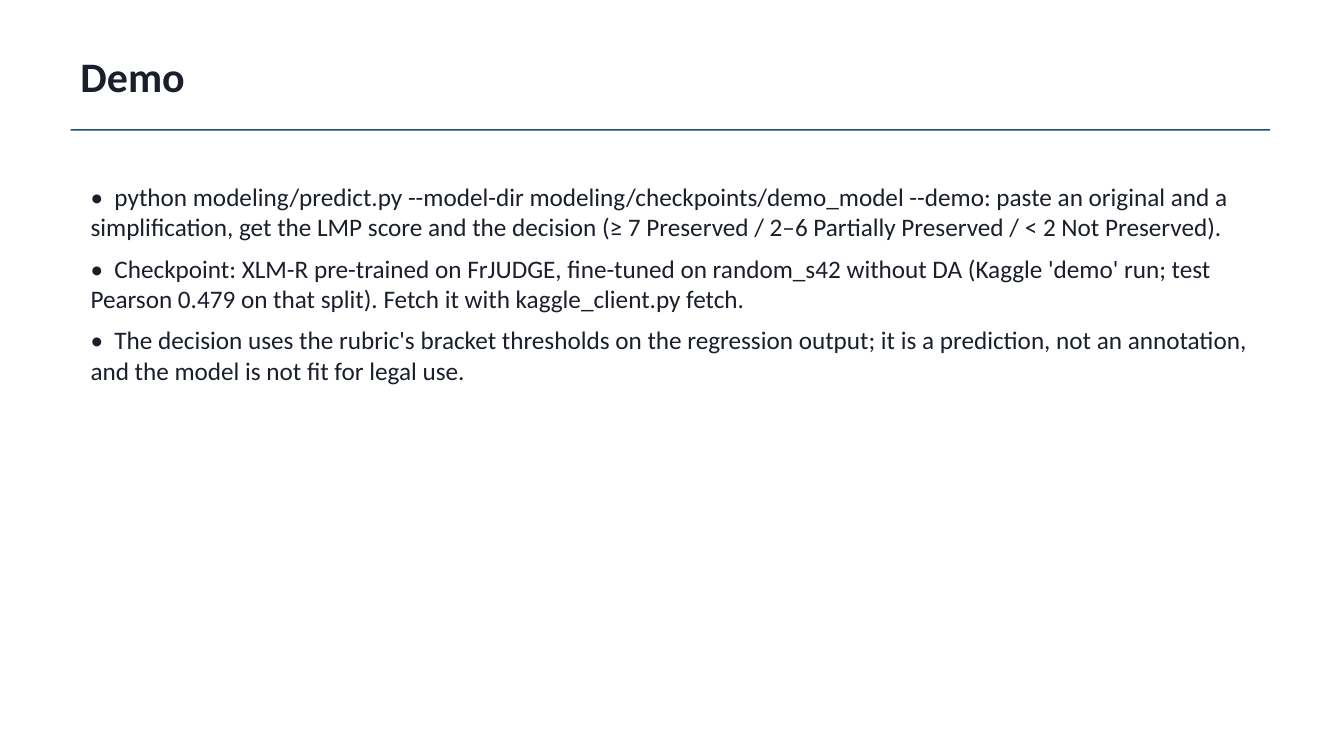
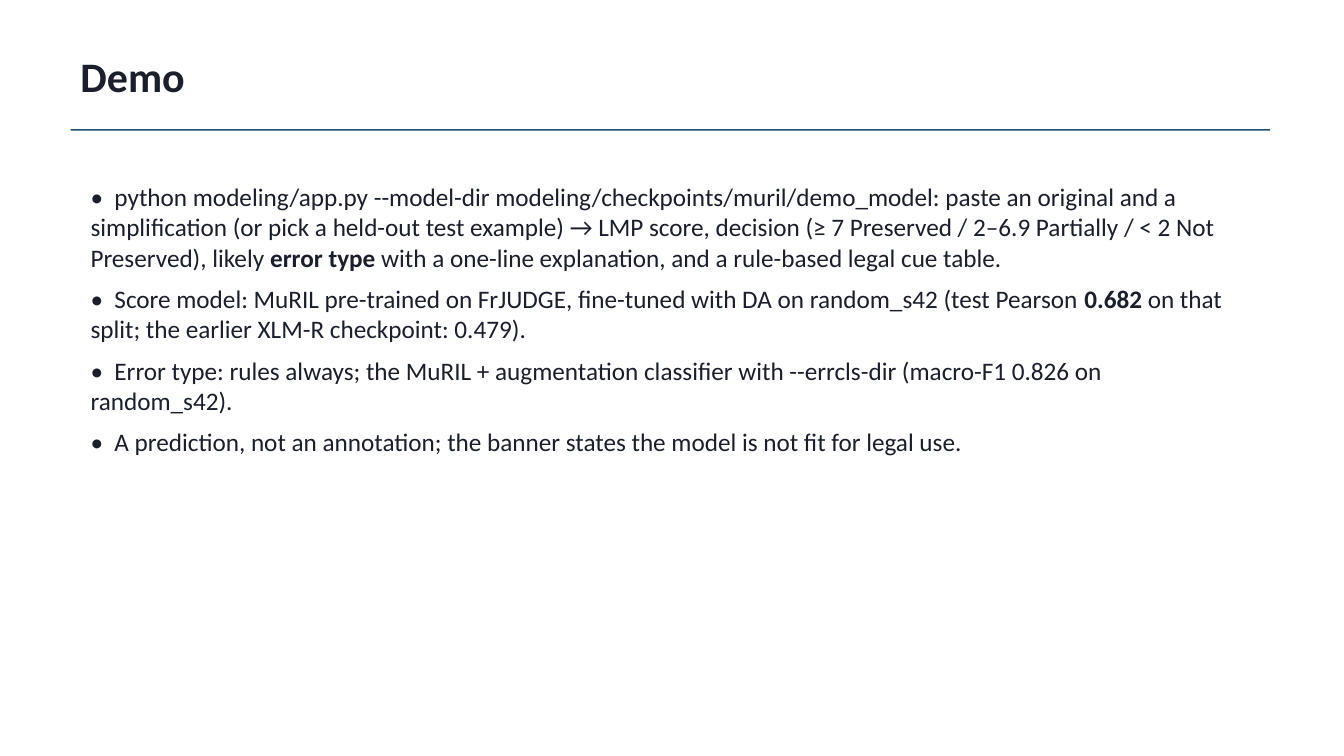
Before and after one commit to atharv-0509/legal-meaning-preservation-hi-en, a slide deck: slide 17 of paper/out/LMP_slides.pptx. Drawn at 1344x756 pixels with LibreOffice and Linux fonts; fonts in the diff are those of the drawing. Boxes give left, top, right and bottom in pixels: in the first picture for what was removed or moved away, otherwise in the second. Text is boxed around its words. In the diff, an @@ line names an element or a change of style, - is before the commit and + after.

```diff
--- a/paper/out/LMP_slides.pptx
+++ b/paper/out/LMP_slides.pptx
@@ text at (91, 188, 1222, 456): text changed @@
-• python modeling/predict.py --model-dir modeling/checkpoints/demo_model --demo: paste an original and a simplification, get the LMP score and the decision (≥ 7 Preserved / 2–6 Partially Preserved / < 2 Not Preserved).
-• Checkpoint: XLM-R pre-trained on FrJUDGE, fine-tuned on random_s42 without DA (Kaggle 'demo' run; test Pearson 0.479 on that split). Fetch it with kaggle_client.py fetch.
-• The decision uses the rubric's bracket thresholds on the regression output; it is a prediction, not an annotation, and the model is not fit for legal use.
+• python modeling/app.py --model-dir modeling/checkpoints/muril/demo_model: paste an original and a simplification (or pick a held-out test example) → LMP score, decision (≥ 7 Preserved / 2–6.9 Partially / < 2 Not Preserved), likely error type with a one-line explanation, and a rule-based legal cue table.
+• Score model: MuRIL pre-trained on FrJUDGE, fine-tuned with DA on random_s42 (test Pearson 0.682 on that split; the earlier XLM-R checkpoint: 0.479).
+• Error type: rules always; the MuRIL + augmentation classifier with --errcls-dir (macro-F1 0.826 on random_s42).
+• A prediction, not an annotation; the banner states the model is not fit for legal use.
```
Also in this commit, not shown: 2 other slides changed, 2 slides added, 16 other files.
